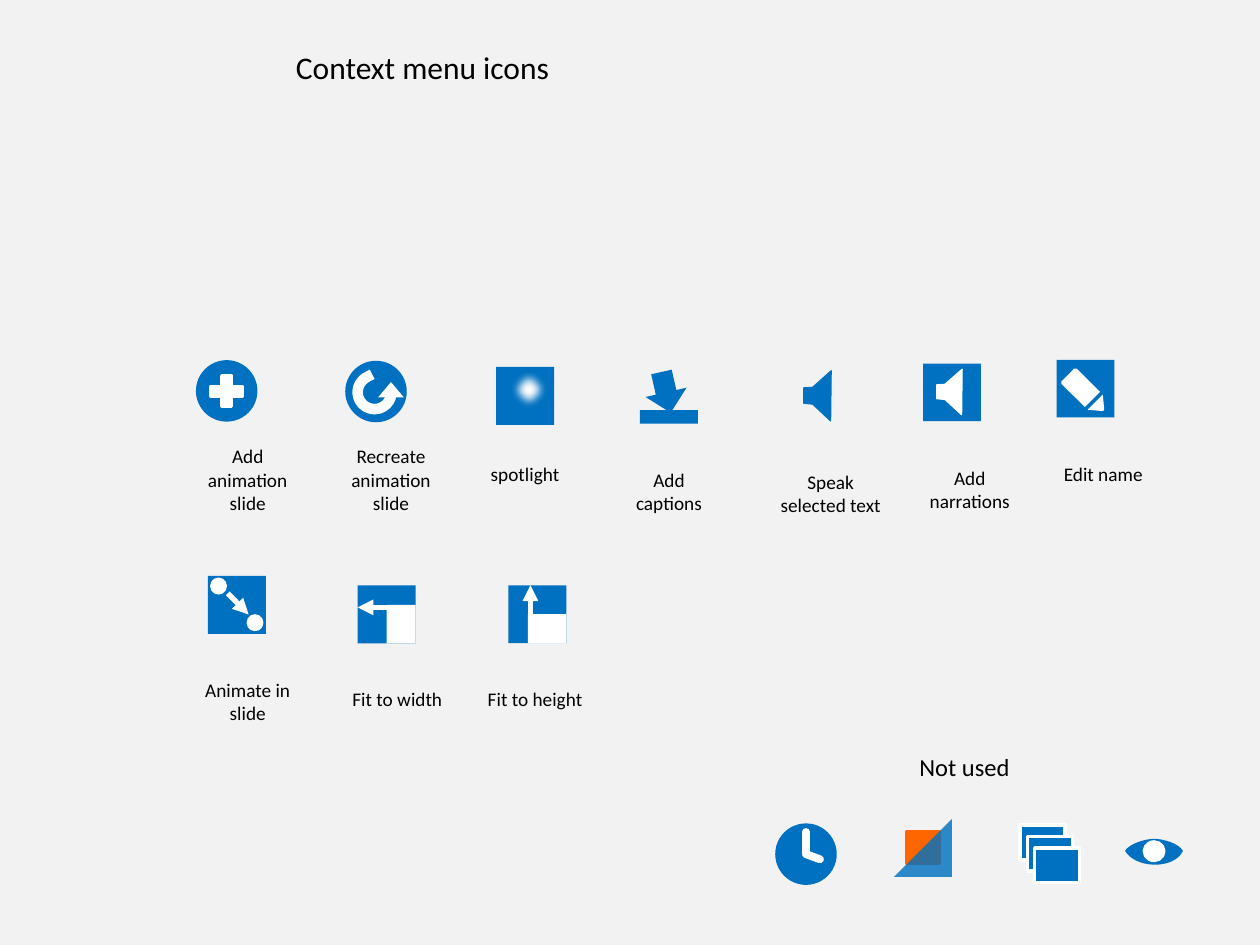
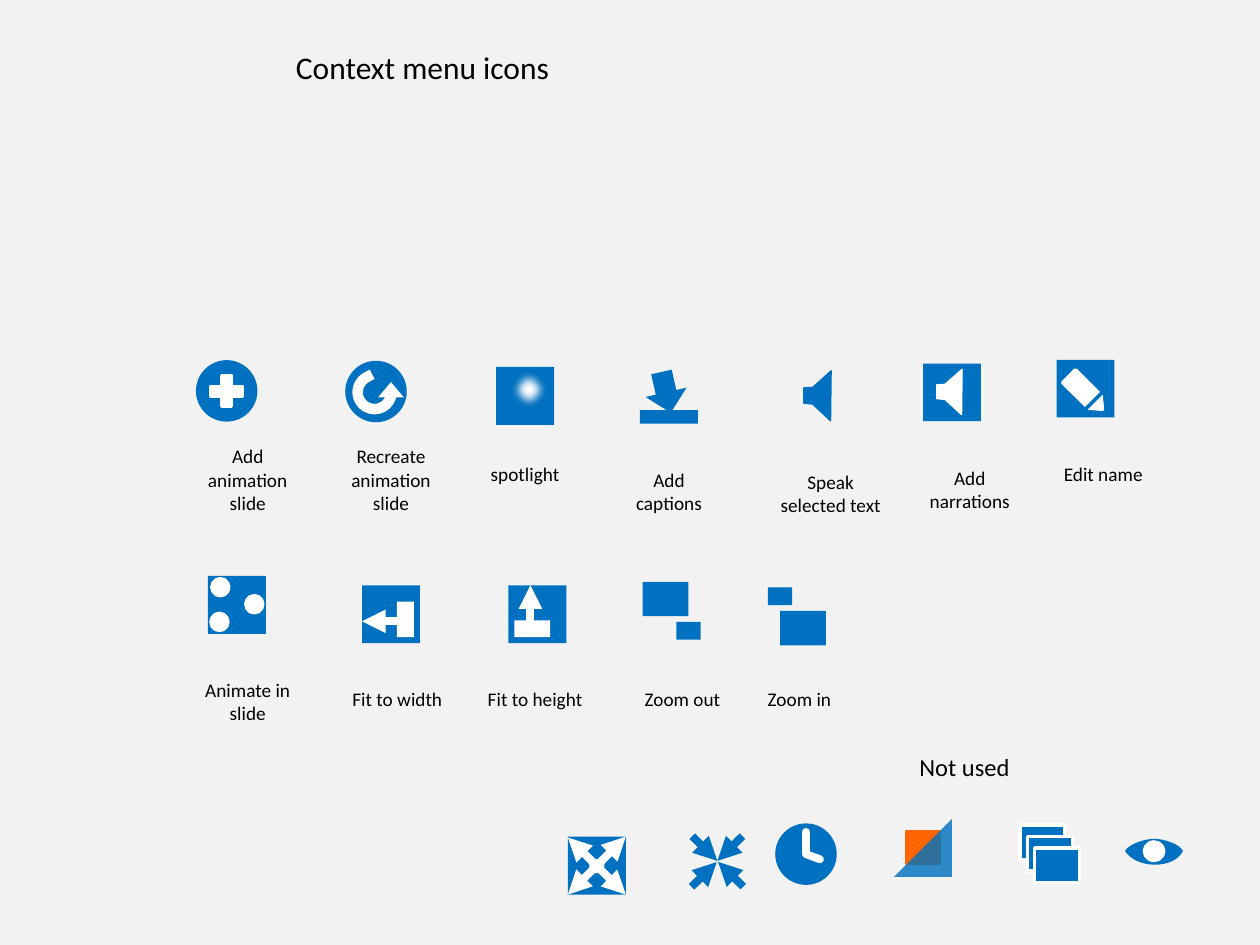
Before and after one commit to PowerPointLabs/PowerPointLabs, a slide deck: slide 2 of doc/Icons.pptx. Drawn at 1260x945 pixels with LibreOffice and Linux fonts; fonts in the diff are those of the drawing. Boxes give left, top, right and bottom in pixels: in the first picture for what was removed or moved away, otherwise in the second. Text is boxed around its words. In the diff, an @@ line names an element or a change of style, - is before the commit and + after.

```diff
--- a/doc/Icons.pptx
+++ b/doc/Icons.pptx
@@ ellipse at [212,578,228,596]: outline none to #FFFFFF 2 pt @@
@@ arrow removed from (228, 593) to (248, 615) @@
@@ ellipse at [246,596,262,614]: outline none to #FFFFFF 2 pt @@
@@ ellipse: place and size @@
-ellipse at [247,614,263,631]
+ellipse at [246,596,262,614]
@@ rectangle at [362,586,420,644]: mirrored; rotation 180 to 0 degrees @@
@@ arrow moved from (530, 615) - (530, 586) to (530, 621) - (530, 586) @@
@@ arrow (530, 621) - (530, 586): stroke #FFFFFF 3 pt to #FFFFFF 4.5 pt @@
@@ rectangle added at [643,581,689,616], fill #0070C0 @@
@@ rectangle added at [768,588,792,605], fill #0070C0 @@
@@ ellipse added at [210,614,227,631], fill #FFFFFF, outline #FFFFFF 2 pt @@
@@ arrow moved from (387, 607) - (358, 607) to (397, 621) - (362, 621) @@
@@ arrow (397, 621) - (362, 621): stroke #FFFFFF 3 pt to #FFFFFF 4.5 pt @@
@@ rectangle at [397,601,413,636]: mirrored; rotation 0 to 180 degrees @@
@@ rectangle: place and size @@
-rectangle at [528,615,567,644]
+rectangle at [515,621,550,637]
@@ rectangle added at [676,622,700,639], fill #0070C0 @@
@@ rectangle added at [781,610,826,644], fill #0070C0 @@
@@ text added at [645,693,720,706], 11 pt, text #000000 @@
+Zoom out
@@ text added at [768,692,832,706], 11 pt, text #000000 @@
+Zoom in
@@ group added at [568,837,626,895]: 2 rectangles, 2 double arrows @@
@@ group added at [692,837,743,887]: 4 arrows @@
```
Also in this commit, not shown: 1 other slide changed.
